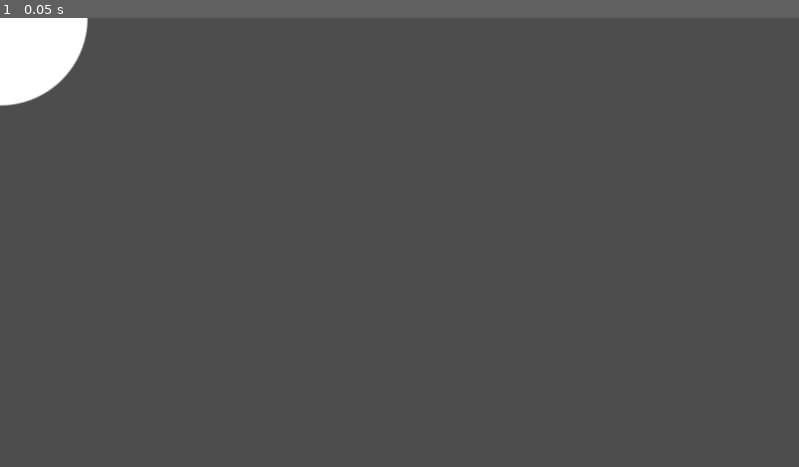
Above: before the commit, frame 1.
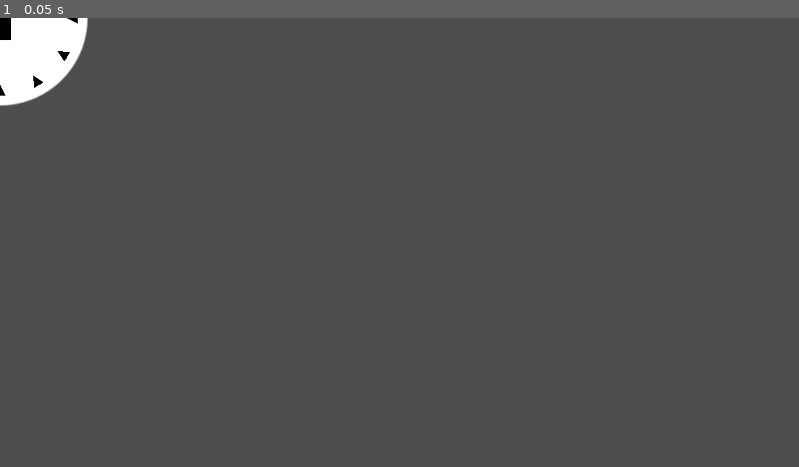
Above: after the commit, the same moment.

Repository: AnshKoshti/Making-A-Clock
Game: Godot game, scene res://Scenes/clock.tscn
Two runs of this game, one before a commit and one after it. Both use one fixed random seed, a clock stepped at 60 frames per second and the inputs below. The project has no main scene, so this scene is started directly.
Inputs:
- Up to frame 1 (0.05 s): no input

The runs differ from the first frame. In frame 1, 0.1% of the frame differs, in the area x 0-10%, y 0-18%.

Commit message:
Clock face and hand.

Diff:
--- a/Scenes/clock.tscn
+++ b/Scenes/clock.tscn
@@ -17,6 +17,67 @@
 [node name="Face" type="Sprite2D" parent="."]
 texture = SubResource("GradientTexture2D_s7hhp")
 
-[node name="Polygon2D" type="Polygon2D" parent="Face"]
+[node name="Hour0" type="Polygon2D" parent="Face"]
 color = Color(0, 0, 0, 1)
 polygon = PackedVector2Array(-8, -112, 8, -112, 0, -96)
+
+[node name="Hour1" type="Polygon2D" parent="Face"]
+rotation = 0.523599
+color = Color(0, 0, 0, 1)
+polygon = PackedVector2Array(-8, -112, 8, -112, 0, -96)
+
+[node name="Hour2" type="Polygon2D" parent="Face"]
+rotation = 1.0472
+color = Color(0, 0, 0, 1)
+polygon = PackedVector2Array(-8, -112, 8, -112, 0, -96)
+
+[node name="Hour3" type="Polygon2D" parent="Face"]
+rotation = 1.5708
+color = Color(0, 0, 0, 1)
+polygon = PackedVector2Array(-8, -112, 8, -112, 0, -96)
+
+[node name="Hour4" type="Polygon2D" parent="Face"]
+rotation = 2.0944
+color = Color(0, 0, 0, 1)
+polygon = PackedVector2Array(-8, -112, 8, -112, 0, -96)
+
+[node name="Hour5" type="Polygon2D" parent="Face"]
+rotation = 2.61799
+color = Color(0, 0, 0, 1)
+polygon = PackedVector2Array(-8, -112, 8, -112, 0, -96)
+
+[node name="Hour6" type="Polygon2D" parent="Face"]
+rotation = 3.14159
+color = Color(0, 0, 0, 1)
+polygon = PackedVector2Array(-8, -112, 8, -112, 0, -96)
+
+[node name="Hour7" type="Polygon2D" parent="Face"]
+rotation = 3.66519
+color = Color(0, 0, 0, 1)
+polygon = PackedVector2Array(-8, -112, 8, -112, 0, -96)
+
+[node name="Hour8" type="Polygon2D" parent="Face"]
+rotation = 4.18879
+color = Color(0, 0, 0, 1)
+polygon = PackedVector2Array(-8, -112, 8, -112, 0, -96)
+
+[node name="Hour9" type="Polygon2D" parent="Face"]
+rotation = 4.71239
+color = Color(0, 0, 0, 1)
+polygon = PackedVector2Array(-8, -112, 8, -112, 0, -96)
+
+[node name="Hour10" type="Polygon2D" parent="Face"]
+rotation = 5.23599
+color = Color(0, 0, 0, 1)
+polygon = PackedVector2Array(-8, -112, 8, -112, 0, -96)
+
+[node name="Hour11" type="Polygon2D" parent="Face"]
+rotation = 5.75959
+color = Color(0, 0, 0, 1)
+polygon = PackedVector2Array(-8, -112, 8, -112, 0, -96)
+
+[node name="HourArm" type="Polygon2D" parent="."]
+position = Vector2(8, 56)
+color = Color(0, 0, 0, 1)
+polygon = PackedVector2Array(-24, -80, -8, -104, 8, -80, 8, -24, -24, -24)
+uv = PackedVector2Array(-24, -80, -16, -96, -8.00001, -80, -8.00001, -56, -24, -56)
